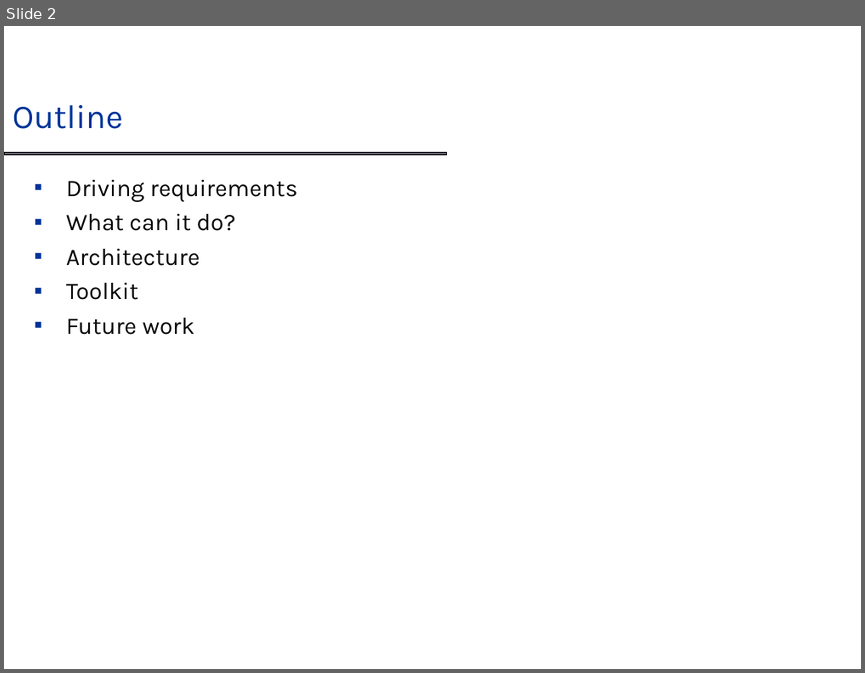
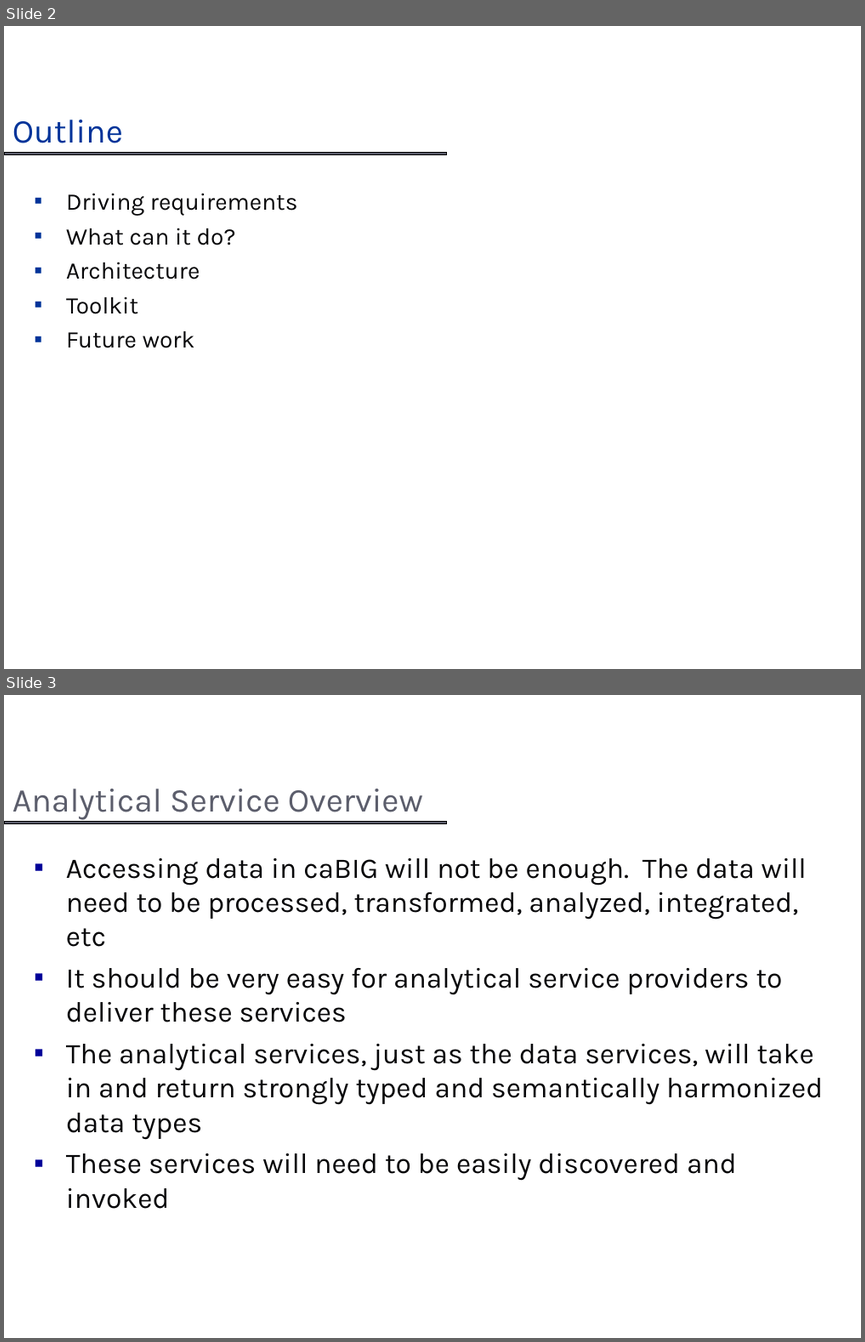
Before and after one commit to NCIP/cagrid-portal, a slide deck: cagrid-1-0/Documentation/presentations/introduce/Introduce_DIALOGUE2.ppt. Shown one above the other, each under a label of ours: slide 2 before the commit, slides 2 and 3 after it. The pictures are 865x673 and 865x1342 pixels, drawn with LibreOffice and Linux fonts; fonts in the diff are those of the drawing; background and template pictures are left out. Boxes give left, top, right and bottom in pixels: in the first picture for what was removed or moved away, otherwise in the second. Text is boxed around its words. In the diff, an @@ line names an element or a change of style, - is before the commit and + after.

```diff
--- a/cagrid-1-0/Documentation/presentations/introduce/Introduce_DIALOGUE2.ppt
+++ b/cagrid-1-0/Documentation/presentations/introduce/Introduce_DIALOGUE2.ppt
@@ slide 3 added at (x1=4, y1=695, x2=861, y2=1338), background #FFFFFF; not listed: 1 template element that a slide beside it also shows @@
@@ title added at (x1=12, y1=789, x2=423, y2=820), 28 pt, text #5B5D6B @@
+Analytical Service Overview
@@ text added at (x1=66, y1=858, x2=823, y2=1208), 24 pt, text #070709 @@
+▪ Accessing data in caBIG will not be enough. The data will need to be processed, transformed, analyzed, integrated, etc
+▪ It should be very easy for analytical service providers to deliver these services
+▪ The analytical services, just as the data services, will take in and return strongly typed and semantically harmonized data types
+▪ These services will need to be easily discovered and invoked
@@ slide 2 changed as well @@
@@ title "Outline" moved from (x1=12, y1=105, x2=123, y2=129) to (x1=12, y1=120, x2=123, y2=143) @@
@@ text "Driving requirements" moved from (x1=66, y1=179, x2=298, y2=335) to (x1=66, y1=193, x2=298, y2=348) @@
```
Also in this commit, not shown: 1 other slide changed, 34 other slides added.
